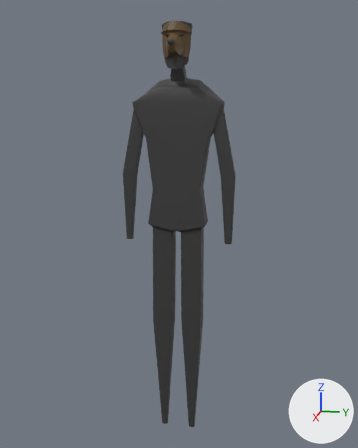
One commit to the FBX model DiamonJam/Assets/Model/Chien.fbx: the scene before it, then after it.
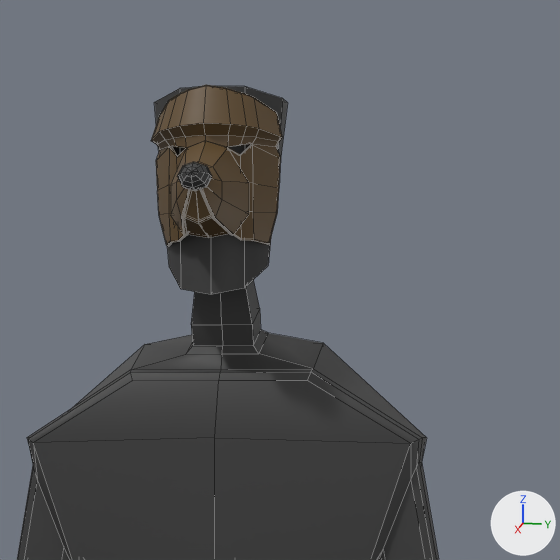
Each version appears first whole from a 50 mm lens placed at (0.123, 0.0251, 0.0911), pointed at (0.0, 0.0005, 0.0603), and next in a close-up on the part from 35% to 71% of the width and 0% to 29% of the height. Every picture has the same lights, and +X, +Y and +Z are marked at lower right. The close-ups show mesh edges as thin lines. Where no turn or scale is listed for an object, it has been applied to the vertices. Vertices at the same position are counted once.

The older version as bpy lines, for what is in view:
```python
mat_m_chien = principled_material('m_chien_')
mat_m_chien.base_color = (0.121, 0.07, 0.0232)  # brown #624b2a
mat_m_chien.roughness = 0.553
me_mesh = bpy.data.meshes.new('Mesh')
me_mesh.from_pydata(...)  # 696 vertices, 667 faces; spans x -0.0059..0.0059, y -0.0146..0.0146, z 0.0..0.1093
# faces by material slot: [330, 337]
me_mesh.materials.append(mat_m_black)  # black #3a3a3a
me_mesh.materials.append(mat_m_chien)  # brown #624b2a
ob_chien = bpy.data.objects.new('Chien', me_mesh)
ob_chien.location = (0.00155, 0.0, 0.0)
```
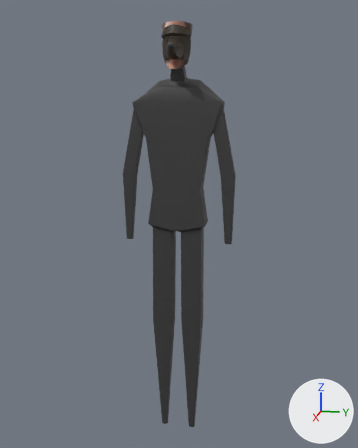
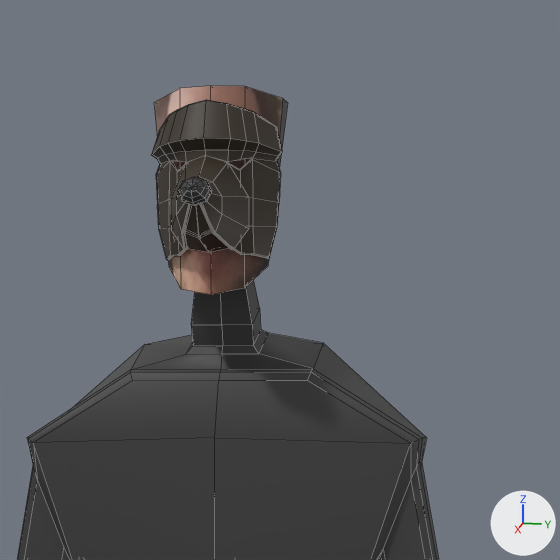
Where the newer file only moved an object's origin or applied its transform, the numbers keep the older frame.

Boxes [x1, y1, x2, y2] around the edits, measured in the close-ups (560 x 560 px; the box of a moved part takes in the faces that stretch with it):
'Chien', recoloured, reshaped
    before: [17, 85, 439, 560]
    after: [17, 86, 439, 560]
part 1 of me_mesh, moved or reshaped
    before: [151, 85, 282, 246]
    after: [151, 100, 282, 260]
part 2 of me_mesh, moved or reshaped
    before: [177, 162, 212, 191]
    after: [178, 177, 212, 206]
part 3 of me_mesh, moved or reshaped
    before: [185, 190, 229, 238]
    after: [185, 205, 228, 252]
part 4 of me_mesh, recoloured (black to brown)
    both: [154, 86, 283, 295]

The change, as a diff of the scene's bpy script:
```diff
--- a/DiamonJam/Assets/Model/Chien.fbx.py
+++ b/DiamonJam/Assets/Model/Chien.fbx.py
@@ img_alexis_jpg @@
+img_alexis_jpg = load_image('Alexis.jpg', 'Textures/Alexis.jpg', 512, 512, 'sRGB')
@@ mat_m_chien @@
 mat_m_chien = principled_material('m_chien_')
-mat_m_chien.base_color = (0.121, 0.07, 0.0232)  # brown #624b2a
+mat_m_chien.base_color = (0.035, 0.0232, 0.0123)  # brown #352a1d
 mat_m_chien.roughness = 0.553
@@ mat_phong5 @@
+mat_phong5 = principled_material('phong5')
+mat_phong5.texture = img_alexis_jpg
+mat_phong5.roughness = 0.553
@@ me_mesh @@
 me_mesh.from_pydata(...)  # 696 vertices, 667 faces; spans x -0.0059..0.0059, y -0.0146..0.0146, z 0.0..0.1093
 # used by ob_chien; location = (0.00155, 0.0, 0.0)
+# me_mesh part 1: the loose piece of 328 vertices spanning x -0.001..0.0052, y -0.0037..0.0037, z 0.1013..0.1092 is moved by (0.0, 0.0, -0.0007)
+# me_mesh part 2: the loose piece of 58 vertices spanning x 0.0043..0.0059, y -0.0009..0.0009, z 0.1036..0.105 is moved by (0.0, 0.0, -0.0007)
+# me_mesh part 3: the loose piece of 24 vertices spanning x 0.0016..0.005, y -0.0012..0.0012, z 0.1015..0.1039 is moved by (0.0, 0.0, -0.0007)
+# me_mesh part 4: all 4 faces centred in x -0.0002..0.0009, y -0.0025..0.0025, z 0.104..0.1043 switch from mat_m_black (black #3a3a3a) to mat_phong5 (picture img_alexis_jpg)
 me_mesh.materials.append(mat_m_chien)
```
